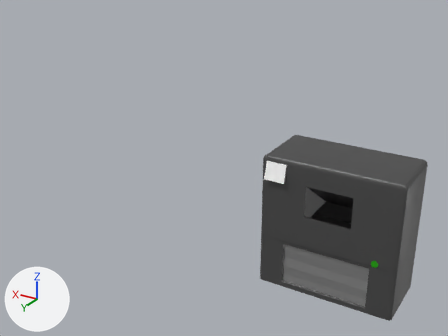
The FBX model exported/muelltrenner-model.fbx, before and after one commit.
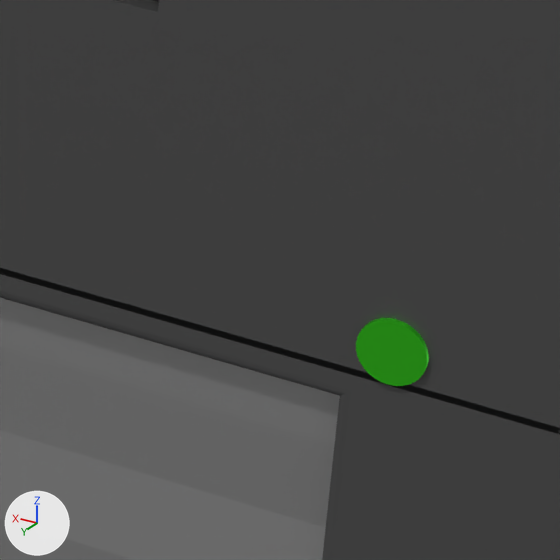
The first picture shows the older version from a camera (50 mm lens) standing at (-1.05, 3.02, 2.08) and looking at (0.41, 0.6, 0.87). The close-ups show both versions on the part from 75% to 87% of the width and 68% to 85% of the height of that picture; other places that the commit changed are outside them. The axes (+X, +Y, +Z) are drawn at lower left. The lights are the same throughout. Where no turn or scale is listed for an object, it has been applied to the vertices. Vertices at the same position are counted once.

The scene before the commit, as lines of its bpy script (objects in view):
```python
me_cube_005 = bpy.data.meshes.new('Cube.005')
me_cube_005.from_pydata(...)  # 24 vertices, 22 faces; spans x -0.262..0.262, y -0.007..0.007, z -0.138..0.138
me_cube_005.materials.append(mat_material_003)  # grey #b1b1b1
me_cube_007 = bpy.data.meshes.new('Cube.007')
me_cube_007.from_pydata(...)  # 844 vertices, 813 faces; spans x -0.4..0.4, y -0.2..0.2, z -0.4..0.4
me_cube_007.materials.append(mat_material_002)  # dark grey #616161
me_cylinder_005 = bpy.data.meshes.new('Cylinder.005')
me_cylinder_005.from_pydata(...)  # a 32-sided cylinder along y spanning x -0.0196..0.0196, y -0.0024..0.0024, z -0.0196..0.0196
me_cylinder_005.materials.append(mat_material)  # green #46e72a
ob_button = bpy.data.objects.new('Button', me_cylinder_005)
ob_button.location = (-0.2796, 0.2006, 0.3204)
ob_door = bpy.data.objects.new('Door', me_cube_005)
ob_door.location = (0.0, 0.1809, 0.1612)
ob_housing = bpy.data.objects.new('Housing', me_cube_007)
ob_housing.location = (0.0, 0.0, 0.4)
```
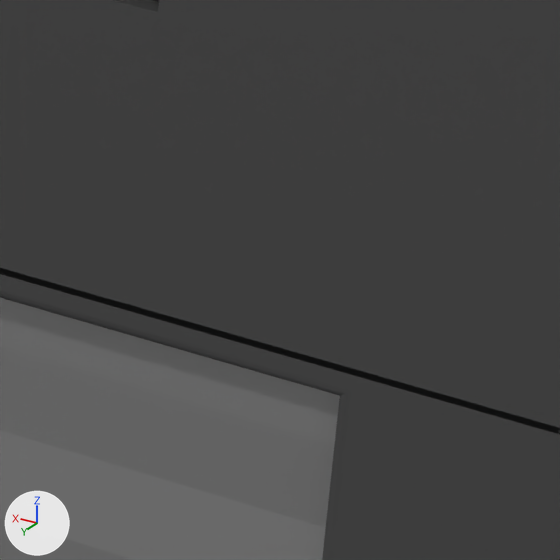
Boxes [x1, y1, x2, y2] around the edits, measured in the close-ups (560 x 560 px):
'Button', reshaped, moved (not visible afterwards)
    before: [356, 318, 429, 386]
part 1 of me_cylinder_005, deleted (green)
    before: [356, 320, 427, 386]
part 2 of me_cylinder_005, recoloured
    before: [363, 318, 429, 374]

Patch to the scene script:
```diff
--- a/exported/muelltrenner-model.fbx.py
+++ b/exported/muelltrenner-model.fbx.py
@@ mat_material_007 @@
+mat_material_007 = principled_material('Material.007')
+mat_material_007.base_color = (0.0, 0.0, 0.0)  # black #000000
@@ me_cylinder_005 @@
 # used by ob_button; location = (-0.2796, 0.2006, 0.3204)
-me_cylinder_005.from_pydata(...)  # 64 vertices, 34 faces; spans x -0.0196..0.0196, y -0.0024..0.0024, z -0.0196..0.0196
+me_cylinder_005.from_pydata(...)  # 64 vertices, 33 faces; spans x -0.0196..0.0196, y -0.0024..0.0024, z -0.0196..0.0196
+# me_cylinder_005 part 1
+# 1 face is deleted
+# me_cylinder_005 part 2: 33 faces spanning x -0.0196..0.0196, y -0.0024..0.0024, z -0.0196..0.0196 switch from mat_material (green #46e72a) to mat_material_007 (black #000000)
@@ ob_button @@
 ob_button = bpy.data.objects.new('Button', me_cylinder_005)
-ob_button.location = (-0.2796, 0.2006, 0.3204)
+ob_button.location = (0.2219, 0.2006, 0.7476)
```
